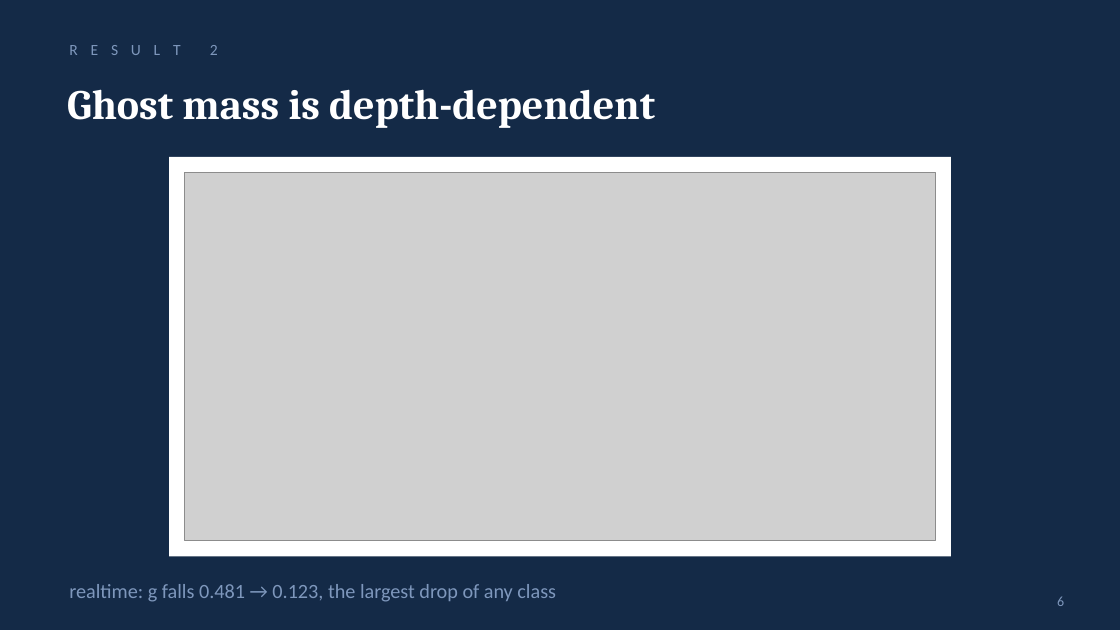
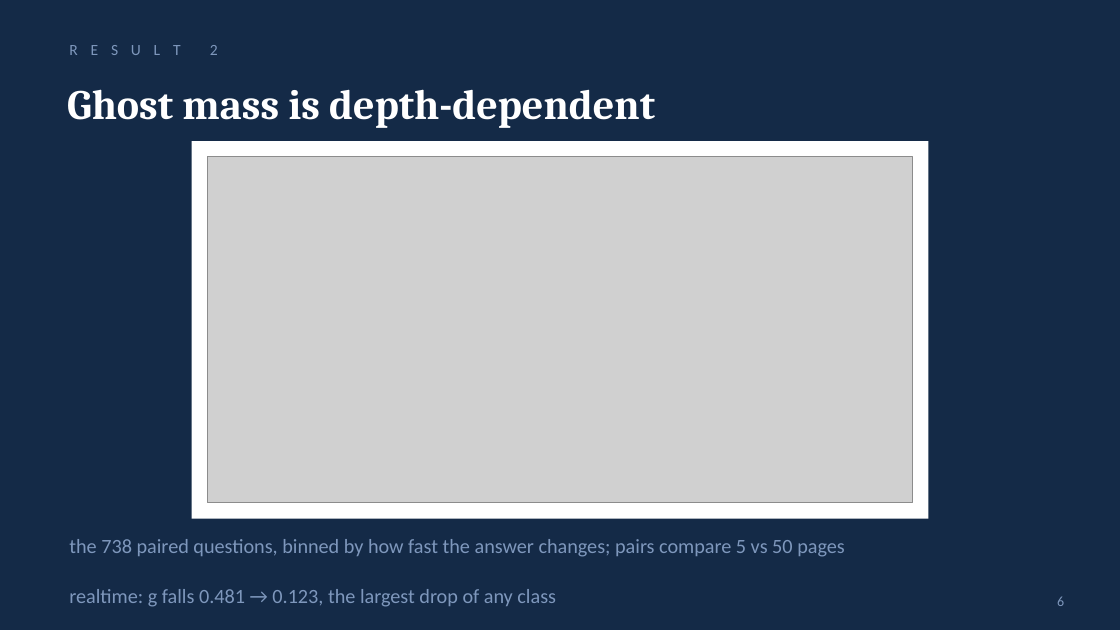
Before and after one commit to shecode-hue/knowing-where-not-to-look, a slide deck: slide 6 of presentation/knowing_where_not_to_look.pptx. Drawn at 1120x630 pixels with LibreOffice and Linux fonts; fonts in the diff are those of the drawing; grey boxes stand for pictures. Boxes give left, top, right and bottom in pixels: in the first picture for what was removed or moved away, otherwise in the second. Text is boxed around its words. In the diff, an @@ line names an element or a change of style, - is before the commit and + after.

```diff
--- a/presentation/knowing_where_not_to_look.pptx
+++ b/presentation/knowing_where_not_to_look.pptx
@@ rectangle resized from (x1=169, y1=157, x2=951, y2=557) to (x1=192, y1=141, x2=928, y2=519) @@
@@ picture resized from (x1=185, y1=172, x2=935, y2=541) to (x1=207, y1=157, x2=913, y2=503) @@
@@ text added at (x1=69, y1=539, x2=845, y2=557), 13 pt, text #7E97BC @@
+the 738 paired questions, binned by how fast the answer changes; pairs compare 5 vs 50 pages
@@ text "realtime: g falls 0.481 → ..." moved from (x1=69, y1=584, x2=556, y2=602) to (x1=69, y1=589, x2=556, y2=607) @@
```
Also in this commit, not shown: 2 other slides changed, 2 other files.
